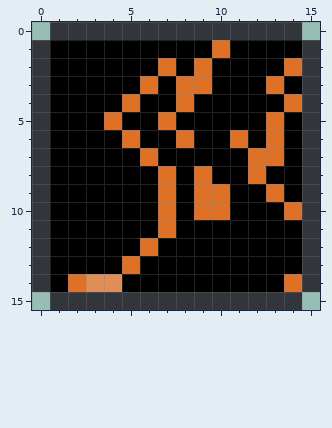
One commit to this pixel-art sprite: src/gfx/status_sprint.png. Above: the version before the commit.
The file is 16x16 pixels.
Now the later version:
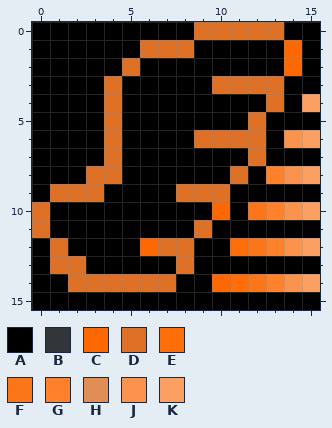
Palette (. is transparent): A #000000  B #32363b  C #ff6800  D #df7126  E #ff6d09  F #fb7519  G #ff812b  H #e18e56  J #fb934c  K #fba062
Diff:
@@ x 0..15 @@
- 0 .BBBBBBBBBBBBBB.
- 1 BAAAAAAAAADAAAAB
- 2 BAAAAAADADAAAADB
- 3 BAAAAADADDAAADAB
- 4 BAAAADAADAAAAADB
- 5 BAAADAADAAAAADAB
- 6 BAAAADAADAADADAB
- 7 BAAAAADAAAAADDAB
- 8 BAAAAAADADAADAAB
- 9 BAAAAAADADDAADAB
-10 BAAAAAADADDAAADB
-11 BAAAAAADAAAAAAAB
-12 BAAAAADAAAAAAAAB
-13 BAAAADAAAAAAAAAB
-14 BADHHAAAAAAAAADB
-15 .BBBBBBBBBBBBBB.
+ 0 AAAAAAAAADDDDDAA
+ 1 AAAAAADDDAAAAACA
+ 2 AAAAADAAAAAAAACA
+ 3 AAAADAAAAADDDDAA
+ 4 AAAADAAAAAAAADAK
+ 5 AAAADAAAAAAADAAA
+ 6 AAAADAAAADDDDAJK
+ 7 AAAADAAAAAAADAAA
+ 8 AAADDAAAAAADAGJK
+ 9 ADDDAAAADDDAAAAA
+10 DAAAAAAAAACAFGJK
+11 DAAAAAAAADAAAAAA
+12 ADAAAACDDAAEFGJK
+13 ADDAAAAADAAAAAAA
+14 AADDDDDDAACEFGJK
+15 AAAAAAAAAAAAAAAA
Boxes around the changes in both pictures, in picture pixels (x1, y1, x2, y2):
changed: (32, 22, 320, 310)
